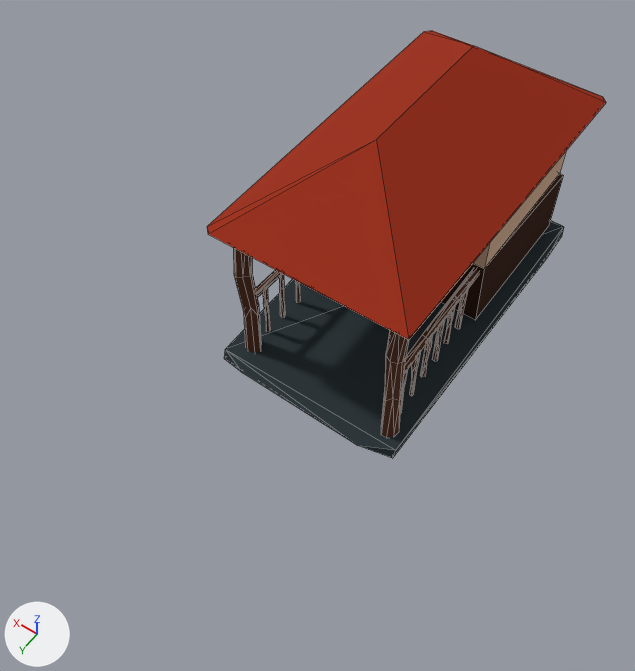
Before and after pictures for a commit that changed the Blender file Assets/Models/village-house.blend.
Camera for both pictures: a camera (50 mm lens) standing at (-3.46, 7.76, 8.66) and looking at (-0.09, 3.05, 1.26). Every picture has the same lights, and +X, +Y and +Z are marked at lower left. Mesh edges are drawn as thin lines.
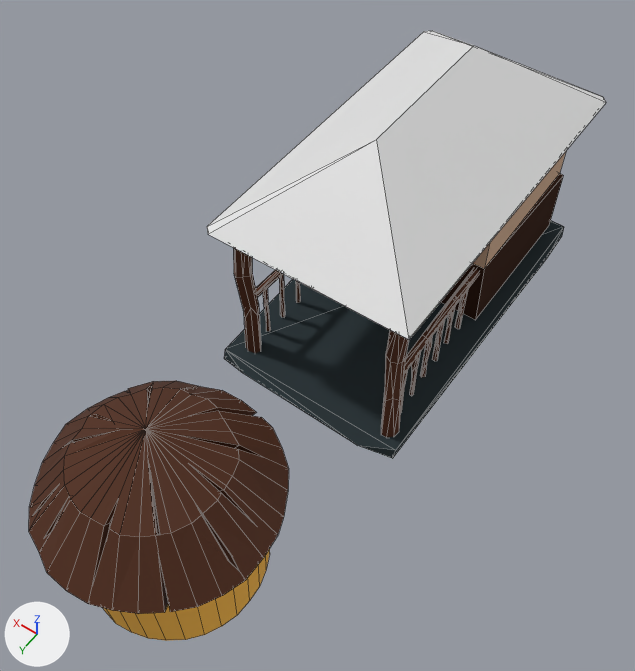
Where the change shows, as pixel boxes [x1, y1, x2, y2] in the pictures (635 x 671 px):
'Cube.001', reshaped
    before: [207, 31, 606, 459]
    after: [224, 151, 566, 459]
'Roof', added
    after: [207, 31, 606, 340]
'Hut', added (brown)
    after: [29, 381, 289, 641]
part 1 of me_cube_001, deleted (red)
    before: [207, 31, 606, 340]

The change, as a list of edits to the scene's bpy script:
```text
Add img_color_palette_png_001:
    img_color_palette_png_001 = load_image('color-palette.png.001', '../Materials/color-palette.png', 120, 119, 'sRGB')
Add mat_material_002:
    mat_material_002 = principled_material('Material.002')
    mat_material_002.texture = img_color_palette_png_001
    mat_material_002.specular_ior_level = 0.0864
Change me_cube_001:
    used by ob_cube_001; location = (0.0, 0.0, 0.0)
    remove me_cube_001.from_pydata(...)  # 358 vertices, 480 faces; spans x -1.28..1.28, y -1.26..3.3, z -0.04..3.11
    add me_cube_001.from_pydata(...)  # 345 vertices, 462 faces; spans x -1.28..1.28, y -1.26..3.3, z -0.04..2.2
    me_cube_001 part 1
    13 vertices are removed from x -1.25..1.25, y -1.25..3.21, z 2.14..3.11
    18 faces are deleted
Add me_cylinder:
    me_cylinder.from_pydata(...)  # 256 vertices, 225 faces; spans x -1.19..1.22, y -1.2..1.2, z -1.01..1.37
    me_cylinder.materials.append(mat_material_002)  # picture img_color_palette_png_001
Add me_cube_002:
    me_cube_002.from_pydata([(1.17, -1.25, 2.18), (1.22, -1.2, 2.14), (1.25, -1.17, 2.18), (-1.17, -1.25, 2.18), (-1.25, -1.17, 2.18), (-1.22, -1.2, 2.14), (1.25, 3.13, 2.18), (1.22, 3.16, 2.14), (1.17, 3.21, 2.18), (-1.23, 3.18, 2.17), (-1.22, 3.16, 2.14), (0.0, 0.02, 3.11), (0.0, 1.93, 3.11)], [], [(8, 9, 12), (0, 1, 2), (3, 4, 5), (6, 7, 8), (3, 11, 4), (11, 0, 2), (3, 0, 11), (12, 9, 4, 11), (12, 11, 2, 6), (5, 10, 7, 1), (1, 0, 3, 5), (7, 6, 2, 1), (5, 4, 9, 10), (10, 9, 8, 7), (12, 6, 8)])
Add ob_hut:
    ob_hut = bpy.data.objects.new('Hut', me_cylinder)
    ob_hut.location = (0.0, 5.42, 0.99)
Add ob_roof:
    ob_roof = bpy.data.objects.new('Roof', me_cube_002)
    ob_roof.location = (0.0, 0.0, 0.0)
```
